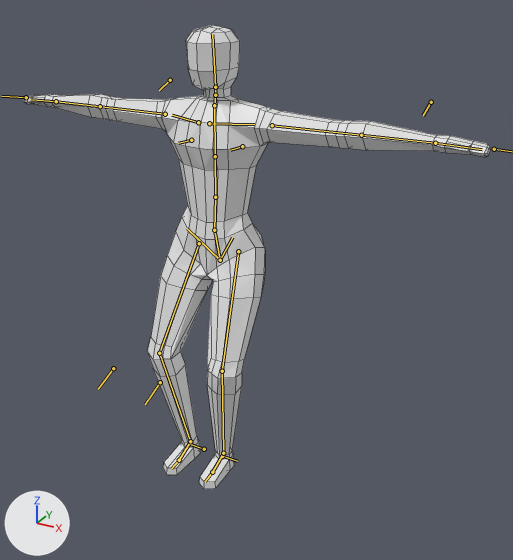
The Blender file Assets/Models/Environment/Character01_Sculpt2_Rig_Combined.blend as it was, and as the next commit left it.
The view is the same before and after, from a camera (50 mm lens) standing at (2.82, -4.3, 4.08) and looking at (0.28, 0.32, 1.77). Every picture has the same lights, and +X, +Y and +Z are marked at lower left. The bones that bend it are drawn over the model as lines. Mesh edges are drawn as thin lines.
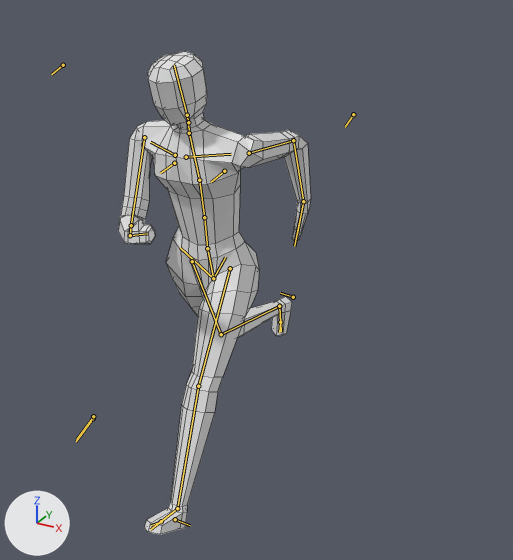
The newer file adds an action. The first version stands in its rest pose; the second is drawn at frame 40 of the action 'metarigAction'.

The change, as JSON lines over the scene's bpy script:
```json
{"block": "bone_spine", "where": "bone_spine = bpy.data.objects['metarig'].pose.bones['spine']"}
{"op": "set", "path": "bone_spine.location", "old": "(0.0, 0.0, 0.0)", "new": "(0.0, -0.048, 0.07)"}
{"block": "bone_spine_001", "where": "bone_spine_001 = bpy.data.objects['metarig'].pose.bones['spine.001']  # child of 'spine'"}
{"op": "set", "path": "bone_spine_001.rotation_quaternion", "old": "(1.0, 0.0, 0.0, 0.0)", "new": "(0.995, 0.1, -0.023, 0.0)", "note": "degrees (0, 0, 0) -> degrees (11, -3, 0)"}
{"block": "bone_spine_002", "where": "bone_spine_002 = bpy.data.objects['metarig'].pose.bones['spine.002']  # child of 'spine.001'"}
{"op": "set", "path": "bone_spine_002.rotation_quaternion", "old": "(1.0, 0.0, 0.0, 0.0)", "new": "(1.0, 0.005, 0.012, -0.012)", "note": "degrees (0, 0, 0) -> degrees (1, 1, -1)"}
{"block": "bone_spine_003", "where": "bone_spine_003 = bpy.data.objects['metarig'].pose.bones['spine.003']  # child of 'spine.002'"}
{"op": "set", "path": "bone_spine_003.rotation_quaternion", "old": "(1.0, 0.0, 0.0, 0.0)", "new": "(0.999, 0.042, -0.021, 0.016)", "note": "degrees (0, 0, 0) -> degrees (5, -2, 2)"}
{"block": "bone_spine_006", "where": "bone_spine_006 = bpy.data.objects['metarig'].pose.bones['spine.006']  # child of 'spine.005'"}
{"op": "set", "path": "bone_spine_006.rotation_quaternion", "old": "(1.0, 0.0, 0.0, 0.0)", "new": "(1.0, -0.02, -0.003, -0.001)", "note": "degrees (0, 0, 0) -> degrees (-2, 0, 0)"}
{"block": "bone_forearm_r", "where": "bone_forearm_r = bpy.data.objects['metarig'].pose.bones['forearm.R']  # child of 'upper_arm.R'"}
{"op": "set", "path": "bone_forearm_r.rotation_quaternion", "old": "(1.0, 0.0, 0.0, 0.0)", "new": "(0.91, 0.347, 0.226, -0.028)", "note": "degrees (0, 0, 0) -> degrees (43, 25, 7)"}
{"block": "bone_thigh_l", "where": "bone_thigh_l = bpy.data.objects['metarig'].pose.bones['thigh.L']  # child of 'spine'"}
{"op": "set", "path": "bone_thigh_l.location", "old": "(0.0, 0.0, 0.0)", "new": "(-0.012, -0.006, 0.004)"}
{"block": "bone_shin_r", "where": "bone_shin_r = bpy.data.objects['metarig'].pose.bones['shin.R']  # child of 'thigh.R'"}
{"op": "set", "path": "bone_shin_r.rotation_quaternion", "old": "(1.0, 0.0, 0.0, 0.0)", "new": "(0.999, -0.03, 0.028, 0.013)", "note": "degrees (0, 0, 0) -> degrees (-3, 3, 1)"}
{"block": "bone_hand_ik", "where": "bone_hand_ik = bpy.data.objects['metarig'].pose.bones['hand_IK']"}
{"op": "set", "path": "bone_hand_ik.location", "old": "(0.0, 0.0, 0.0)", "new": "(0.354, -0.755, -0.201)"}
{"op": "set", "path": "bone_hand_ik.rotation_quaternion", "old": "(1.0, 0.0, 0.0, 0.0)", "new": "(0.647, -0.171, -0.083, -0.738)", "note": "degrees (0, 0, 0) -> degrees (-6, -21, -96)"}
{"op": "set", "path": "bone_hand_ik.scale", "old": "(1.0, 1.0, 1.0)", "new": "(1.36, 1.36, 1.36)"}
{"block": "bone_hand_ik_r", "where": "bone_hand_ik_r = bpy.data.objects['metarig'].pose.bones['hand_IK_R']"}
{"op": "set", "path": "bone_hand_ik_r.location", "old": "(0.0, 0.0, 0.0)", "new": "(-0.412, -0.937, 0.458)"}
{"op": "set", "path": "bone_hand_ik_r.rotation_quaternion", "old": "(1.0, 0.0, 0.0, 0.0)", "new": "(0.074, 0.714, 0.261, 0.646)", "note": "degrees (0, 0, 0) -> degrees (109, -62, 86)"}
{"block": "bone_foot_ik", "where": "bone_foot_ik = bpy.data.objects['metarig'].pose.bones['foot_IK']"}
{"op": "set", "path": "bone_foot_ik.location", "old": "(0.0, 0.0, 0.0)", "new": "(0.011, 0.357, -0.124)"}
{"op": "set", "path": "bone_foot_ik.rotation_quaternion", "old": "(1.0, 0.0, 0.0, 0.0)", "new": "(0.967, -0.248, 0.039, 0.033)", "note": "degrees (0, 0, 0) -> degrees (-29, 5, 3)"}
{"op": "set", "path": "bone_foot_ik.scale", "old": "(1.0, 1.0, 1.0)", "new": "(1.61, 1.61, 1.61)"}
{"block": "bone_foot_ik_r", "where": "bone_foot_ik_r = bpy.data.objects['metarig'].pose.bones['foot_IK_R']"}
{"op": "set", "path": "bone_foot_ik_r.location", "old": "(0.0, 0.0, 0.0)", "new": "(0.042, -0.884, -0.028)"}
{"op": "set", "path": "bone_foot_ik_r.rotation_quaternion", "old": "(1.0, 0.0, 0.0, 0.0)", "new": "(0.782, 0.622, 0.034, 0.03)", "note": "degrees (0, 0, 0) -> degrees (77, 1, 5)"}
{"op": "set", "path": "bone_foot_ik_r.scale", "old": "(1.0, 1.0, 1.0)", "new": "(1.61, 1.61, 1.61)"}
{"block": "bone_foot_ik_r_hint", "where": "bone_foot_ik_r_hint = bpy.data.objects['metarig'].pose.bones['foot_IK_R_Hint']"}
{"op": "set", "path": "bone_foot_ik_r_hint.location", "old": "(0.0, 0.0, 0.0)", "new": "(0.055, 0.212, 0.01)"}
{"block": "bone_foot_ik_l_hint", "where": "bone_foot_ik_l_hint = bpy.data.objects['metarig'].pose.bones['foot_IK_L_Hint']"}
{"op": "set", "path": "bone_foot_ik_l_hint.location", "old": "(0.0, 0.0, 0.0)", "new": "(-0.159, 0.208, 0.008)"}
{"block": "bone_elbow_ik_l_hint", "where": "bone_elbow_ik_l_hint = bpy.data.objects['metarig'].pose.bones['elbow_IK_L_Hint']"}
{"op": "set", "path": "bone_elbow_ik_l_hint.location", "old": "(0.0, 0.0, 0.0)", "new": "(-0.372, -0.056, 0.133)"}
{"block": "bone_elbow_ik_r_hint", "where": "bone_elbow_ik_r_hint = bpy.data.objects['metarig'].pose.bones['elbow_IK_R_Hint']"}
{"op": "set", "path": "bone_elbow_ik_r_hint.location", "old": "(0.0, 0.0, 0.0)", "new": "(-0.785, -0.102, 0.028)"}
```

Changed parts and their boxes (x1, y1, x2, y2) in the pictures (513 x 560 px):
```json
{"object": "Cube", "change": "posed", "before": [24, 25, 490, 489], "after": [118, 51, 311, 535], "on screen": "58% narrower"}
{"bone": "spine", "before": "(220, 260) to (214, 230)", "after": "(213, 278) to (207, 248)"}
{"bone": "spine.001", "before": "(214, 230) to (215, 197)", "after": "(207, 248) to (204, 217)"}
{"bone": "spine.002", "before": "(215, 197) to (215, 156)", "after": "(204, 217) to (199, 180)"}
{"bone": "spine.003", "before": "(215, 156) to (214, 107)", "after": "(199, 180) to (189, 134)"}
{"bone": "spine.006", "before": "(215, 87) to (212, 34)", "after": "(187, 115) to (174, 65)"}
{"bone": "forearm.R", "before": "(100, 106) to (56, 101)", "after": "(131, 225) to (130, 235)"}
{"bone": "thigh.L", "before": "(238, 251) to (222, 371)", "after": "(230, 268) to (198, 386)"}
{"bone": "shin.R", "before": "(159, 353) to (190, 441)", "after": "(221, 334) to (279, 306)"}
{"bone": "hand_IK_R", "before": "(26, 97) to (1, 96)", "after": "(130, 235) to (147, 233)"}
{"bone": "foot_IK", "before": "(223, 453) to (212, 472)", "after": "(177, 508) to (150, 529)"}
{"bone": "foot_IK_R", "before": "(190, 441) to (179, 460)", "after": "(279, 306) to (281, 331)"}
{"bone": "foot_IK_R_Hint", "before": "(113, 368) to (98, 389)", "after": "(93, 418) to (76, 441)"}
{"bone": "foot_IK_L_Hint", "before": "(160, 382) to (145, 404)", "after": "(93, 416) to (76, 439)"}
{"bone": "elbow_IK_L_Hint", "before": "(431, 102) to (423, 115)", "after": "(353, 114) to (345, 127)"}
{"bone": "elbow_IK_R_Hint", "before": "(170, 80) to (159, 90)", "after": "(63, 65) to (51, 74)"}
```
